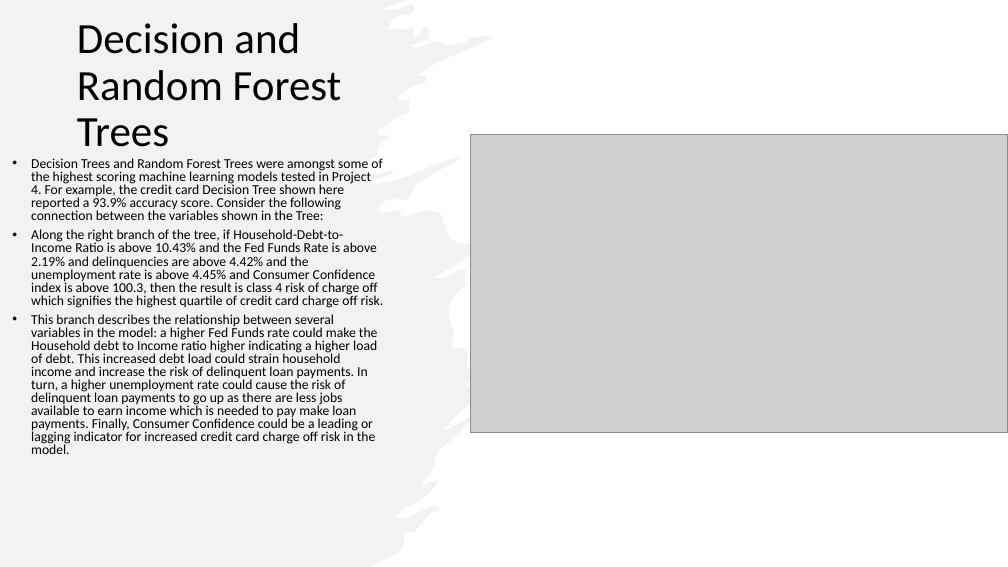
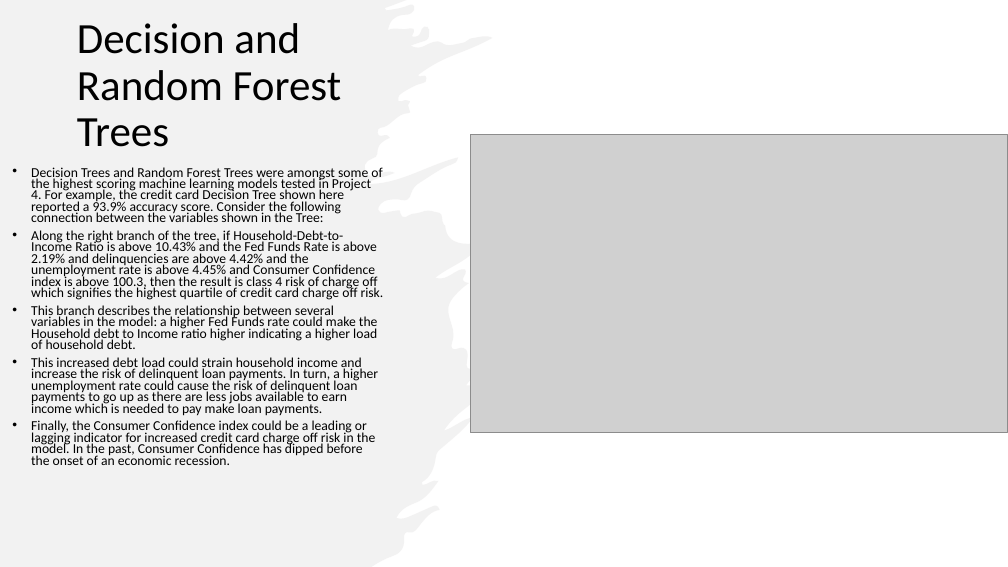
Before and after one commit to RyakDL/Project-Loan-Charge-Offs, a slide deck: slide 5 of Project_4 Presentation_v1.pptx. Drawn at 1008x567 pixels with LibreOffice and Linux fonts; fonts in the diff are those of the drawing; grey boxes stand for pictures. Boxes give left, top, right and bottom in pixels: in the first picture for what was removed or moved away, otherwise in the second. Text is boxed around its words. In the diff, an @@ line names an element or a change of style, - is before the commit and + after.

Commit message:
presentation v2

```diff
--- a/Project_4 Presentation_v1.pptx
+++ b/Project_4 Presentation_v1.pptx
@@ text "Decision Trees and Random Forest ..." moved from (x1=31, y1=158, x2=384, y2=454) to (x1=31, y1=167, x2=384, y2=465) @@
@@ text at (x1=31, y1=167, x2=384, y2=300): line spacing 0.8 to 0.7 @@
@@ text at (x1=31, y1=305, x2=378, y2=465): text changed @@
-• This branch describes the relationship between several variables in the model: a higher Fed Funds rate could make the Household debt to Income ratio higher indicating a higher load of debt. This increased debt load could strain household income and increase the risk of delinquent loan payments. In turn, a higher unemployment rate could cause the risk of delinquent loan payments to go up as there are less jobs available to earn income which is needed to pay make loan payments. Finally, Consumer Confidence could be a leading or lagging indicator for increased credit card charge off risk in the model.
+• This branch describes the relationship between several variables in the model: a higher Fed Funds rate could make the Household debt to Income ratio higher indicating a higher load of household debt.
+• This increased debt load could strain household income and increase the risk of delinquent loan payments. In turn, a higher unemployment rate could cause the risk of delinquent loan payments to go up as there are less jobs available to earn income which is needed to pay make loan payments.
+• Finally, the Consumer Confidence index could be a leading or lagging indicator for increased credit card charge off risk in the model. In the past, Consumer Confidence has dipped before the onset of an economic recession.
```
Also in this commit, not shown: 3 other slides changed, 2 slides added, 1 other file.
